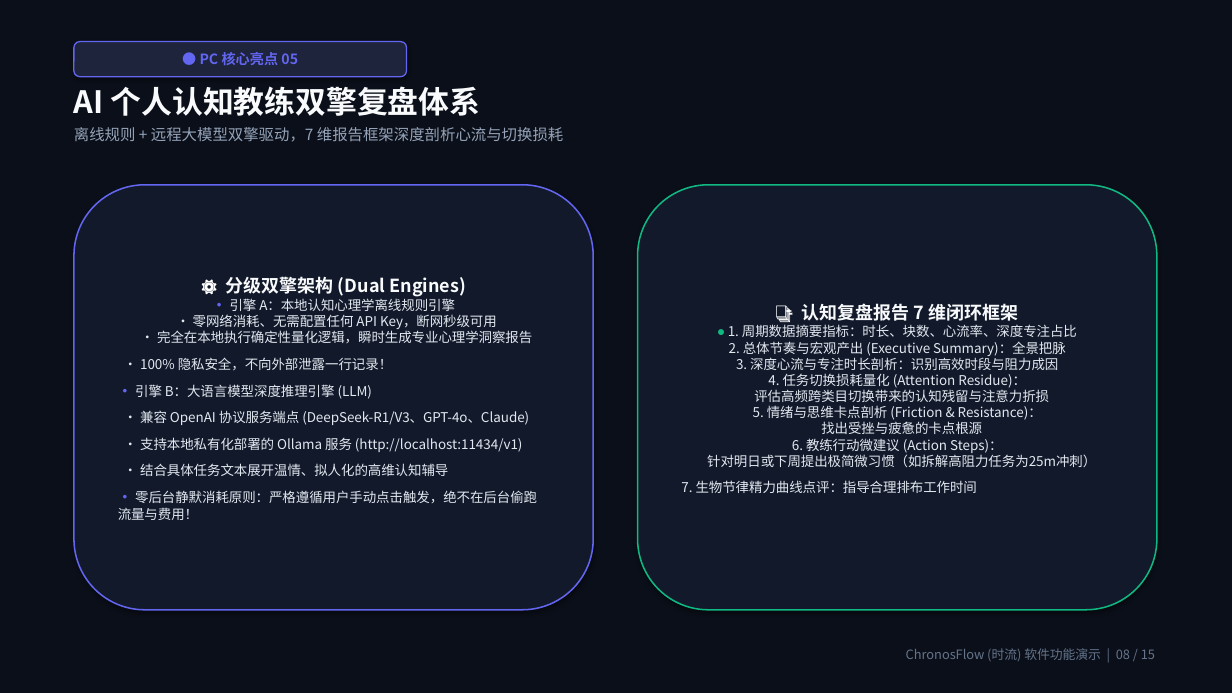
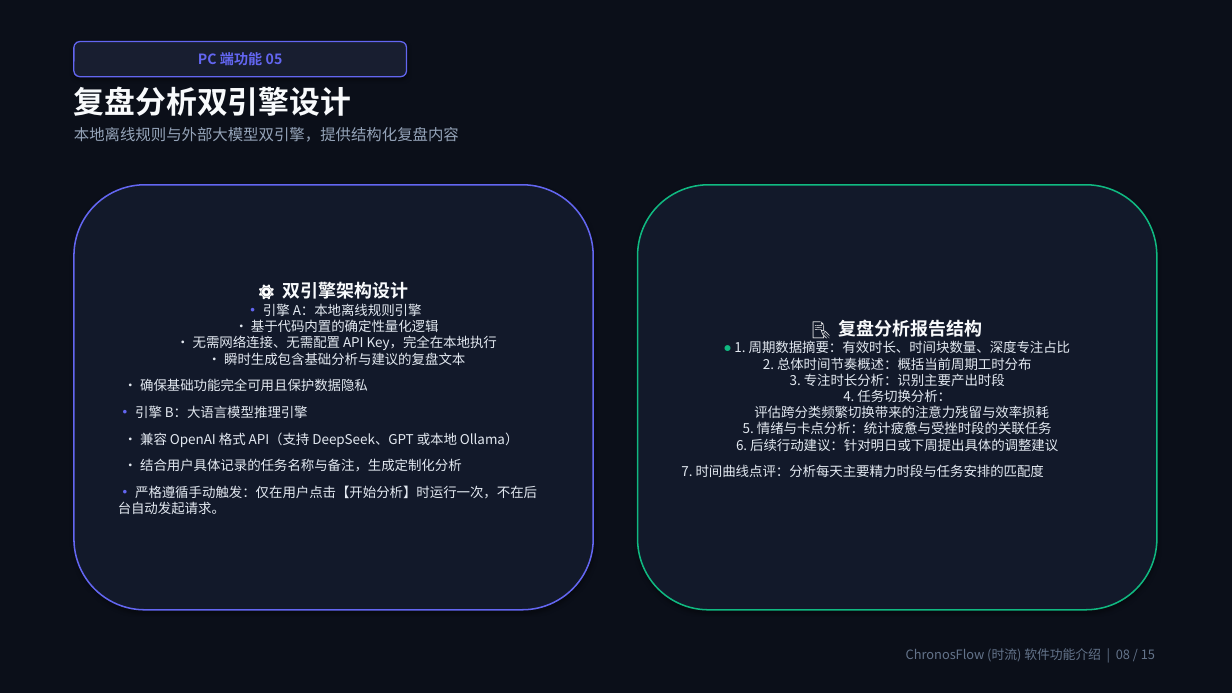
Before and after one commit to Citrus0914/ChronosFlow, a slide deck: slide 8 of 演示文稿/ChronosFlow软件功能全景介绍.pptx. Drawn at 1232x693 pixels with LibreOffice and Linux fonts; fonts in the diff are those of the drawing. Boxes give left, top, right and bottom in pixels: in the first picture for what was removed or moved away, otherwise in the second. Text is boxed around its words. In the diff, an @@ line names an element or a change of style, - is before the commit and + after.

Commit message:
style: 去除演示文稿中的夸张用语，调整为客观平实的工程技术表述

```diff
--- a/演示文稿/ChronosFlow软件功能全景介绍.pptx
+++ b/演示文稿/ChronosFlow软件功能全景介绍.pptx
@@ rounded rectangle "PC 端功能 05" at (74, 42, 407, 77): fill #1E243C to #181E30 @@
@@ text in rounded rectangle at (198, 52, 283, 65): text changed @@
-● PC 核心亮点 05
+PC 端功能 05
@@ text at (74, 86, 459, 142): text changed @@
-AI 个人认知教练双擎复盘体系
-离线规则 + 远程大模型双擎驱动，7 维报告框架深度剖析心流与切换损耗
+复盘分析双引擎设计
+本地离线规则与外部大模型双引擎，提供结构化复盘内容
@@ text in rounded rectangle at (118, 281, 537, 514): text changed @@
-⚙️ 分级双擎架构 (Dual Engines)
-• 引擎 A：本地认知心理学离线规则引擎
-• 零网络消耗、无需配置任何 API Key，断网秒级可用
-• 完全在本地执行确定性量化逻辑，瞬时生成专业心理学洞察报告
-• 100% 隐私安全，不向外部泄露一行记录！
-• 引擎 B：大语言模型深度推理引擎 (LLM)
-• 兼容 OpenAI 协议服务端点 (DeepSeek-R1/V3、GPT-4o、Claude)
-• 支持本地私有化部署的 Ollama 服务 (http://localhost:11434/v1)
-• 结合具体任务文本展开温情、拟人化的高维认知辅导
-• 零后台静默消耗原则：严格遵循用户手动点击触发，绝不在后台偷跑流量与费用！
+⚙️ 双引擎架构设计
+• 引擎 A：本地离线规则引擎
+• 基于代码内置的确定性量化逻辑
+• 无需网络连接、无需配置 API Key，完全在本地执行
+• 瞬时生成包含基础分析与建议的复盘文本
+• 确保基础功能完全可用且保护数据隐私
+• 引擎 B：大语言模型推理引擎
+• 兼容 OpenAI 格式 API（支持 DeepSeek、GPT 或本地 Ollama）
+• 结合用户具体记录的任务名称与备注，生成定制化分析
+• 严格遵循手动触发：仅在用户点击【开始分析】时运行一次，不在后台自动发起请求。
@@ text in rounded rectangle at (681, 319, 1070, 477): text changed @@
-📑 认知复盘报告 7 维闭环框架
-• 1. 周期数据摘要指标：时长、块数、心流率、深度专注占比
-2. 总体节奏与宏观产出 (Executive Summary)：全景把脉
-3. 深度心流与专注时长剖析：识别高效时段与阻力成因
-4. 任务切换损耗量化 (Attention Residue)：
-评估高频跨类目切换带来的认知残留与注意力折损
-5. 情绪与思维卡点剖析 (Friction & Resistance)：
-找出受挫与疲惫的卡点根源
-6. 教练行动微建议 (Action Steps)：
-针对明日或下周提出极简微习惯（如拆解高阻力任务为25m冲刺）
-7. 生物节律精力曲线点评：指导合理排布工作时间
+📝 复盘分析报告结构
+• 1. 周期数据摘要：有效时长、时间块数量、深度专注占比
+2. 总体时间节奏概述：概括当前周期工时分布
+3. 专注时长分析：识别主要产出时段
+4. 任务切换分析：
+评估跨分类频繁切换带来的注意力残留与效率损耗
+5. 情绪与卡点分析：统计疲惫与受挫时段的关联任务
+6. 后续行动建议：针对明日或下周提出具体的调整建议
+7. 时间曲线点评：分析每天主要精力时段与任务安排的匹配度
@@ text at (906, 648, 1155, 661): text changed @@
-ChronosFlow (时流) 软件功能演示 | 08 / 15
+ChronosFlow (时流) 软件功能介绍 | 08 / 15
```
Also in this commit, not shown: 14 other slides changed, 4 other files.
